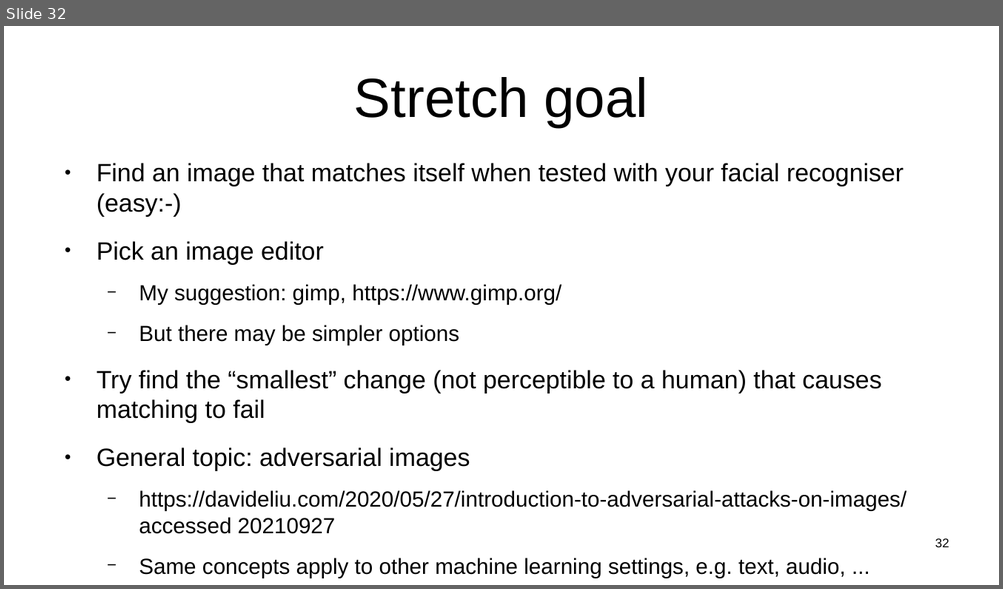
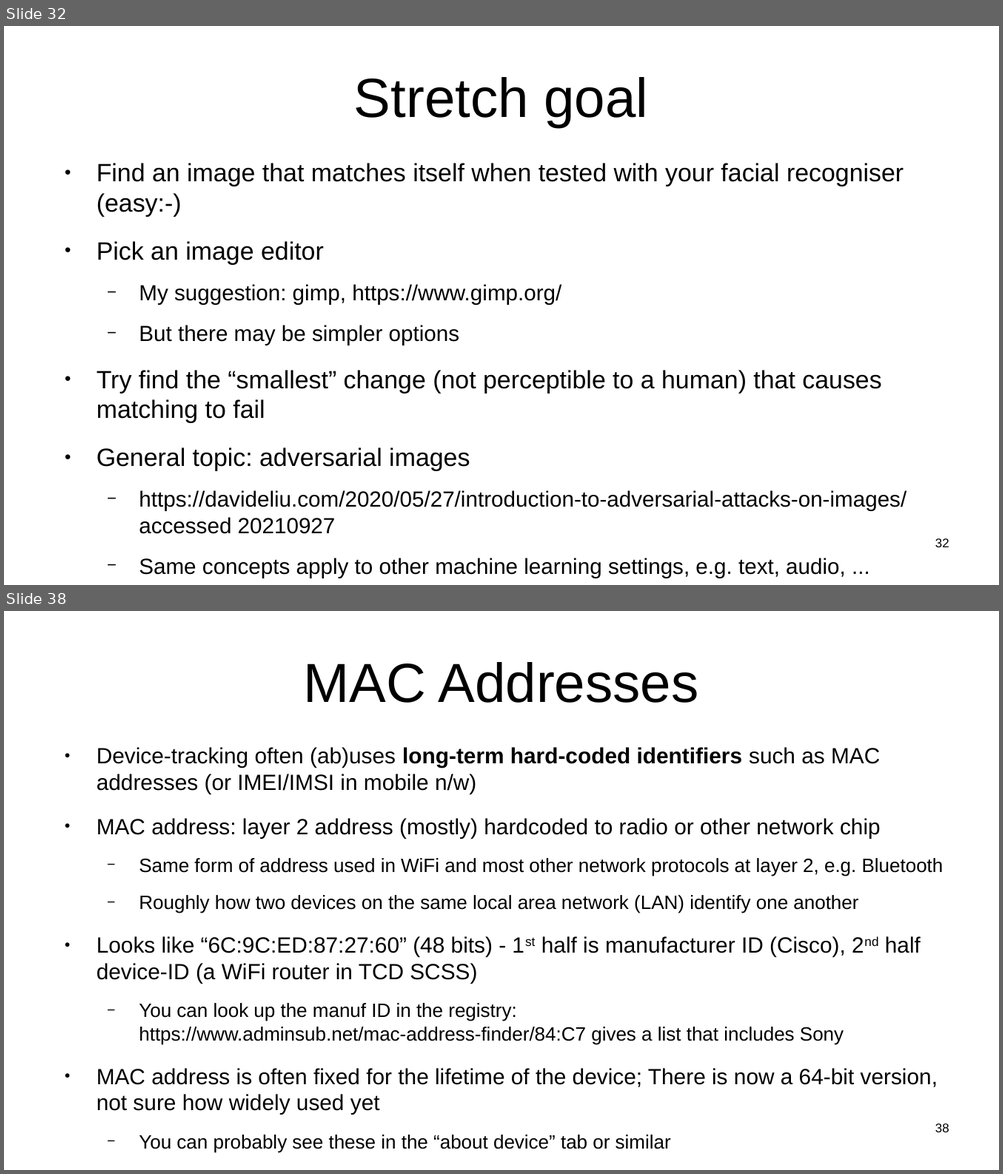
Before and after one commit to sftcd/witidtm, a slide deck: lectures/2021-2022/labs.odp. Shown one above the other, each under a label of ours: slide 32 before the commit, slides 32 and 38 after it; the slides between them are not shown. The pictures are 1003x589 and 1003x1174 pixels, drawn with LibreOffice and Linux fonts; fonts in the diff are those of the drawing. Boxes give left, top, right and bottom in pixels: in the first picture for what was removed or moved away, otherwise in the second. Text is boxed around its words. In the diff, an @@ line names an element or a change of style, - is before the commit and + after.

```diff
--- a/lectures/2021-2022/labs.odp
+++ b/lectures/2021-2022/labs.odp
@@ slide 38 added at [4, 611, 999, 1170], background #FFFFFF @@
@@ title added at [304, 662, 699, 703], 44 pt, text #000000 @@
+MAC Addresses
@@ text added at [96, 747, 943, 1153], 17.6 pt, text #000000 @@
+● Device-tracking often (ab)uses long-term hard-coded identifiers such as MAC addresses (or IMEI/IMSI in mobile n/w)
+● MAC address: layer 2 address (mostly) hardcoded to radio or other network chip
+  − Same form of address used in WiFi and most other network protocols at layer 2, e.g. Bluetooth
+  − Roughly how two devices on the same local area network (LAN) identify one another
+● Looks like “6C:9C:ED:87:27:60” (48 bits) - 1st half is manufacturer ID (Cisco), 2nd half device-ID (a WiFi router in TCD SCSS)
+  − You can look up the manuf ID in the registry: https://www.adminsub.net/mac-address-finder/84:C7 gives a list that includes Sony
+● MAC address is often fixed for the lifetime of the device; There is now a 64-bit version, not sure how widely used yet
+  − You can probably see these in the “about device” tab or similar
@@ page number added at [935, 1124, 949, 1133], 10 pt, text #000000 @@
+38
```
Also in this commit, not shown: 10 other slides added, 3 other files.
